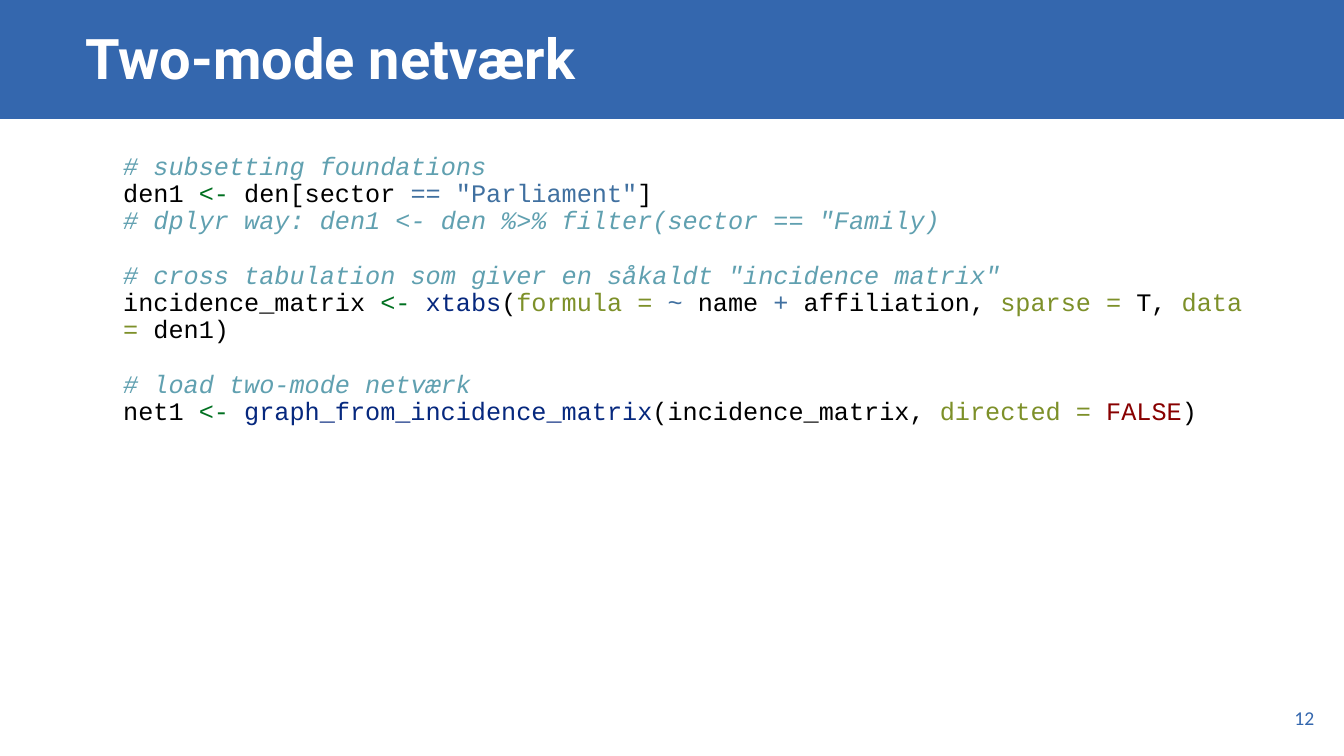
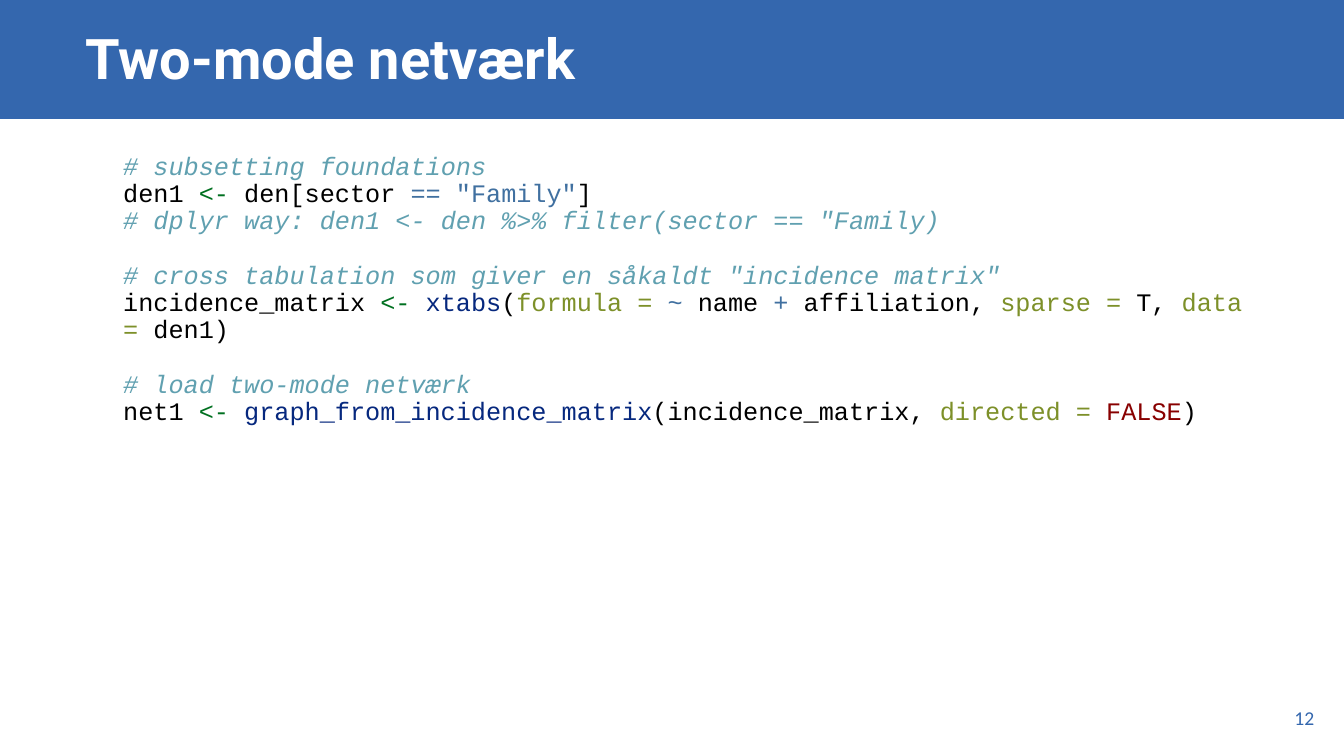
Before and after one commit to GamerdingerA/agamerdinger, a slide deck: slide 12 of content/teaching/virksomhedsstrategi/lektion01-powerpoint.pptx. Drawn at 1344x756 pixels with LibreOffice and Linux fonts; fonts in the diff are those of the drawing. Boxes give left, top, right and bottom in pixels: in the first picture for what was removed or moved away, otherwise in the second. Text is boxed around its words. In the diff, an @@ line names an element or a change of style, - is before the commit and + after.

```diff
--- a/content/teaching/virksomhedsstrategi/lektion01-powerpoint.pptx
+++ b/content/teaching/virksomhedsstrategi/lektion01-powerpoint.pptx
@@ text at bbox=[123, 157, 1242, 426]: text changed @@
-# subsetting foundations
-den1 <- den[sector == "Parliament"]
-# dplyr way: den1 <- den %>% filter(sector == "Family)
-# cross tabulation som giver en såkaldt "incidence matrix"
-incidence_matrix <- xtabs(formula = ~ name + affiliation, sparse = T, data = den1)
-# load two-mode netværk
-net1 <- graph_from_incidence_matrix(incidence_matrix, directed = FALSE)
+# subsetting foundations
+den1 <- den[sector == "Family"]
+# dplyr way: den1 <- den %>% filter(sector == "Family)
+# cross tabulation som giver en såkaldt "incidence matrix"
+incidence_matrix <- xtabs(formula = ~ name + affiliation, sparse = T, data = den1)
+# load two-mode netværk
+net1 <- graph_from_incidence_matrix(incidence_matrix, directed = FALSE)
```
Also in this commit, not shown: 8 other slides changed, 4 other files.
